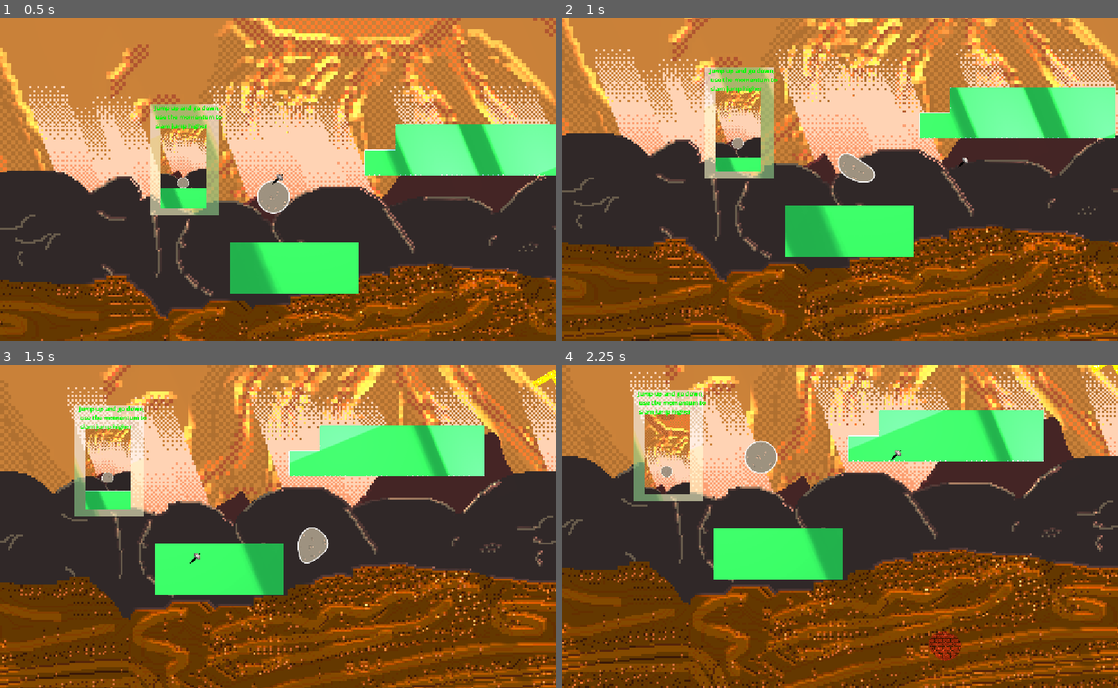
Above: before the commit, frames 1-4 (two rows, left to right).
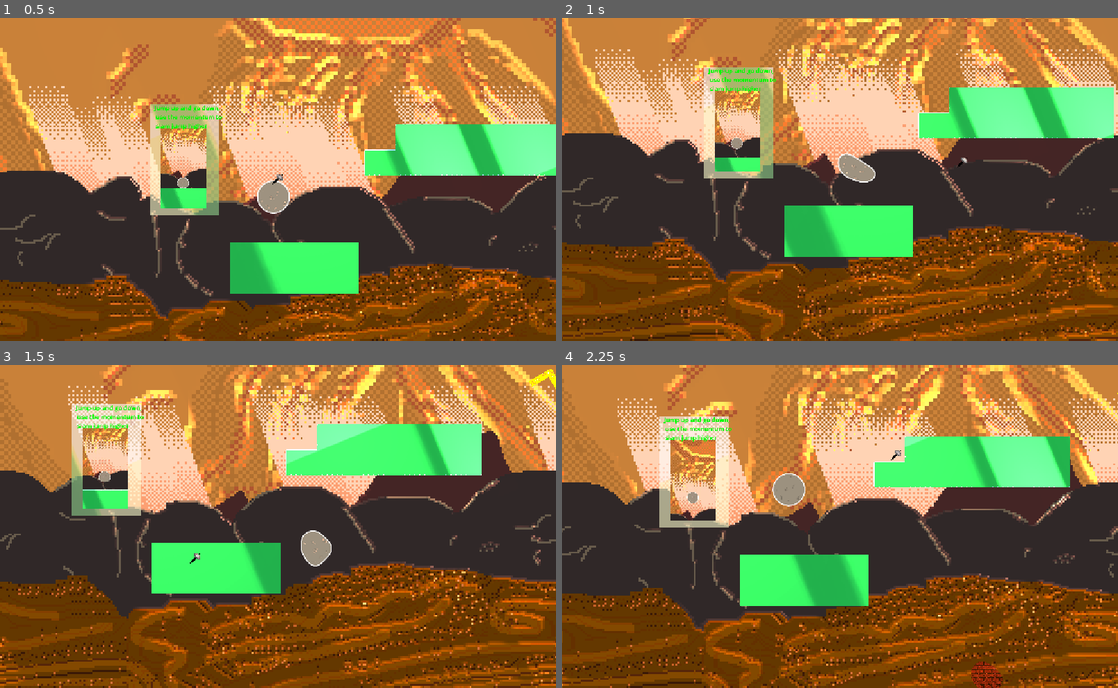
Above: after the commit, the same moments.

Repository: Yaheeha-Baheeha/rock-hard
Game: Godot game, scene res://level_2.tscn
Two runs of this game, one before a commit and one after it. Both use one fixed random seed, a clock stepped at 60 frames per second and the inputs below. This scene is started directly instead of the project's main scene. The engine's default icon, where the game draws it, is replaced by a stand-in: a white triangle on a blue panel in a dark square.
Inputs (mouse positions are in pixels of both pictures, inside the frame that each line leads up to):
- Up to frame 1 (0.5 s): no input
- Up to frame 2 (1 s): tap Enter (ui_accept) at 0.5 s; move the mouse to (962, 163) at 0.52 s; hold D (right) from 0.53 s (still down); hold S (crouch) from 0.53 s (still down); click (962, 163) at 0.67 s; tap Space (jump) at 0.77 s
- Up to frame 3 (1.5 s): release D (right) at 1.25 s; release S (crouch) at 1.25 s; drag from (166, 542) to (250, 591) at 1.27 s
- Up to frame 4 (2.25 s): move the mouse to (895, 455) at 2.02 s; hold D (right) from 2.03 s (still down); hold S (crouch) from 2.03 s (still down)

Frame 1 is identical in both runs. In frame 2, 9.2% of the frame differs, in the area x 0-100%, y 0-100%; in frame 3, 23%; in frame 4, 60%.

Commit message:
fixed lad for levels, made lever
- lever needs signals

Diff:
--- a/level_2.tscn
+++ b/level_2.tscn
@@ -62,6 +62,9 @@
 [ext_resource type="Texture2D" uid="uid://bj2gv1jsmsqeg" path="res://Textures/Tutorial/Level_2/ezgif-frame-029.png" id="60_byp80"]
 [ext_resource type="Texture2D" uid="uid://daclfdjj2thca" path="res://Textures/Tutorial/Level_2/ezgif-frame-030.png" id="61_lcp2l"]
 [ext_resource type="Texture2D" uid="uid://py787wqgtqmy" path="res://Textures/Tutorial/Level_2/ezgif-frame-031.png" id="62_ee483"]
+[ext_resource type="Texture2D" uid="uid://br8nfbb3u0hk6" path="res://Textures/Lava/Crevice.png" id="63_dyw3t"]
+[ext_resource type="Texture2D" uid="uid://c38t60kffxy4" path="res://Textures/Lava/CreviceNormal.png" id="64_mpame"]
+[ext_resource type="Texture2D" uid="uid://chpf22sm0cbuo" path="res://Textures/Lava/CreviceSpecular.png" id="65_omxaf"]
 
 [sub_resource type="TileSetAtlasSource" id="TileSetAtlasSource_41lt0"]
 texture = ExtResource("4_xwl8u")
@@ -607,6 +610,13 @@
 outline_size = 4
 outline_color = Color(0, 1, 0, 1)
 
+[sub_resource type="CanvasTexture" id="CanvasTexture_bwt5l"]
+diffuse_texture = ExtResource("63_dyw3t")
+normal_texture = ExtResource("64_mpame")
+specular_texture = ExtResource("65_omxaf")
+specular_color = Color(0.50140655, 0.5014065, 0.5014065, 1)
+specular_shininess = 0.45
+
 [node name="Game" type="Node2D" unique_id=1118129422]
 
 [node name="Hammer" parent="." unique_id=1722124445 instance=ExtResource("1_e6ygx")]
@@ -615,9 +625,8 @@
 [node name="RespawnPoint" type="Marker2D" parent="." unique_id=1287698780]
 position = Vector2(133, -262)
 
-[node name="Player" parent="." unique_id=438420809 node_paths=PackedStringArray("obstacle_markers") instance=ExtResource("2_xlxjt")]
+[node name="Player" parent="." unique_id=438420809 instance=ExtResource("2_xlxjt")]
 position = Vector2(133, -262)
-obstacle_markers = [NodePath("../Tilemap/TileMapLayer")]
 
 [node name="background" parent="." unique_id=979663656 instance=ExtResource("3_aocai")]
 z_index = -100
@@ -948,3 +957,17 @@
  use the momentum to
  slam jump higher"
 label_settings = SubResource("LabelSettings_eay7t")
+
+[node name="Crevice" type="Node2D" parent="AnimatedSprite2D" unique_id=228194651]
+z_index = 2
+position = Vector2(2705.4348, 453.75357)
+rotation = -3.1415927
+scale = Vector2(3.5625, 3.5625)
+
+[node name="Crevice" type="Sprite2D" parent="AnimatedSprite2D/Crevice" unique_id=1854922722]
+texture = SubResource("CanvasTexture_bwt5l")
+
+[node name="StaticBody2D" type="StaticBody2D" parent="AnimatedSprite2D/Crevice" unique_id=434908946]
+
+[node name="CollisionPolygon2D" type="CollisionPolygon2D" parent="AnimatedSprite2D/Crevice/StaticBody2D" unique_id=1554315225]
+polygon = PackedVector2Array(-2.5, -15.5, -2.5, -14.5, -10.5, -14.5, -10.5, -13.5, -12.5, -13.5, -12.5, -12.5, -13.5, -12.5, -13.5, -9.5, -14.5, -9.5, -14.5, -7.5, -15.5, -7.5, -15.5, -1.5, -14.5, -1.5, -14.5, 7.5, -12.5, 7.5, -12.5, 8.5, -7.5, 8.5, -7.5, 7.5, -4.5, 7.5, -4.5, 6.5, -3.5, 6.5, -3.5, 3.5, -2.5, 3.5, -2.5, 2.5, -0.5, 2.5, -0.5, 1.5, 1.5, 1.5, 1.5, 2.5, 3.5, 2.5, 3.5, 4.5, 4.5, 4.5, 4.5, 7.5, 6.5, 7.5, 6.5, 9.5, 12.5, 9.5, 12.5, 8.5, 13.5, 8.5, 13.5, 6.5, 14.5, 6.5, 14.5, 1.5, 13.5, 1.5, 13.5, -7.5, 12.5, -7.5, 12.5, -9.5, 11.5, -9.5, 11.5, -10.3, 9.5, -11.3, 9.5, -12.5, 7.5, -12.5, 7.5, -13.5, 5.5, -13.5, 5.5, -14.5, 4.5, -14.5, 4.5, -15.5)
--- a/level_24.tscn
+++ b/level_24.tscn
@@ -554,9 +554,8 @@
 [node name="RespawnPoint" type="Marker2D" parent="." unique_id=83837171]
 position = Vector2(133, -94)
 
-[node name="Player" parent="." unique_id=438420809 node_paths=PackedStringArray("obstacle_markers") instance=ExtResource("2_f7flh")]
+[node name="Player" parent="." unique_id=438420809 instance=ExtResource("2_f7flh")]
 position = Vector2(133, -94)
-obstacle_markers = [NodePath("../Tilemap/TileMapLayer")]
 
 [node name="background" parent="." unique_id=1396150072 instance=ExtResource("3_3yvij")]
 z_index = -100
--- /dev/null
+++ b/level_3.tscn
@@ -0,0 +1,3 @@
+[gd_scene format=3 uid="uid://br11j1oppxq82"]
+
+[node name="Game" type="Node2D" unique_id=694492559]
--- /dev/null
+++ b/lever.tscn
@@ -0,0 +1,89 @@
+[gd_scene format=3 uid="uid://dp2yvv1x5o1jn"]
+
+[ext_resource type="Script" uid="uid://brw8lbyuhcqf2" path="res://pin_joint_2d.gd" id="1_0ohsc"]
+[ext_resource type="Texture2D" uid="uid://br8nfbb3u0hk6" path="res://Textures/Lava/Crevice.png" id="1_soi7j"]
+[ext_resource type="Texture2D" uid="uid://c38t60kffxy4" path="res://Textures/Lava/CreviceNormal.png" id="2_1kj1s"]
+[ext_resource type="Texture2D" uid="uid://chpf22sm0cbuo" path="res://Textures/Lava/CreviceSpecular.png" id="3_gk4f0"]
+
+[sub_resource type="RectangleShape2D" id="RectangleShape2D_ic0j1"]
+size = Vector2(31, 162)
+
+[sub_resource type="CanvasTexture" id="CanvasTexture_h01c4"]
+diffuse_texture = ExtResource("1_soi7j")
+normal_texture = ExtResource("2_1kj1s")
+specular_texture = ExtResource("3_gk4f0")
+specular_color = Color(0.50140655, 0.5014065, 0.5014065, 1)
+specular_shininess = 0.45
+
+[sub_resource type="RectangleShape2D" id="RectangleShape2D_0ohsc"]
+size = Vector2(200, 44)
+
+[sub_resource type="CircleShape2D" id="CircleShape2D_ic0j1"]
+
+[sub_resource type="CircleShape2D" id="CircleShape2D_0ohsc"]
+
+[node name="Lever" type="Node2D" unique_id=603365385]
+
+[node name="RigidBody2D3" type="RigidBody2D" parent="." unique_id=1317640711]
+position = Vector2(1, 76)
+rotation = 0.47163546
+collision_mask = 32
+
+[node name="CollisionShape2D" type="CollisionShape2D" parent="RigidBody2D3" unique_id=1657275478]
+position = Vector2(-1.5, -73)
+shape = SubResource("RectangleShape2D_ic0j1")
+
+[node name="Polygon2D" type="Polygon2D" parent="RigidBody2D3" unique_id=106397126]
+position = Vector2(15, -124)
+color = Color(0.61339027, 0.61339027, 0.61339027, 1)
+polygon = PackedVector2Array(0, -30, -30, -30, -30, 130, 0, 130)
+uv = PackedVector2Array(-4, -5, -142, -37, -127, 132, 6, 132)
+
+[node name="Crevice" type="Node2D" parent="RigidBody2D3" unique_id=922715711]
+position = Vector2(1429, -580)
+scale = Vector2(3.5625, 3.5625)
+
+[node name="Crevice" type="Sprite2D" parent="RigidBody2D3/Crevice" unique_id=161427885]
+texture = SubResource("CanvasTexture_h01c4")
+
+[node name="StaticBody2D" type="StaticBody2D" parent="RigidBody2D3/Crevice" unique_id=1749783375]
+
+[node name="CollisionPolygon2D" type="CollisionPolygon2D" parent="RigidBody2D3/Crevice/StaticBody2D" unique_id=1032562450]
+polygon = PackedVector2Array(-2.5, -15.5, -2.5, -14.5, -10.5, -14.5, -10.5, -13.5, -12.5, -13.5, -12.5, -12.5, -13.5, -12.5, -13.5, -9.5, -14.5, -9.5, -14.5, -7.5, -15.5, -7.5, -15.5, -1.5, -14.5, -1.5, -14.5, 7.5, -12.5, 7.5, -12.5, 8.5, -7.5, 8.5, -7.5, 7.5, -4.5, 7.5, -4.5, 6.5, -3.5, 6.5, -3.5, 3.5, -2.5, 3.5, -2.5, 2.5, -0.5, 2.5, -0.5, 1.5, 1.5, 1.5, 1.5, 2.5, 3.5, 2.5, 3.5, 4.5, 4.5, 4.5, 4.5, 7.5, 6.5, 7.5, 6.5, 9.5, 12.5, 9.5, 12.5, 8.5, 13.5, 8.5, 13.5, 6.5, 14.5, 6.5, 14.5, 1.5, 13.5, 1.5, 13.5, -7.5, 12.5, -7.5, 12.5, -9.5, 11.5, -9.5, 11.5, -10.3, 9.5, -11.3, 9.5, -12.5, 7.5, -12.5, 7.5, -13.5, 5.5, -13.5, 5.5, -14.5, 4.5, -14.5, 4.5, -15.5)
+
+[node name="PinJoint2D" type="PinJoint2D" parent="." unique_id=1300057020]
+position = Vector2(1, 76)
+node_a = NodePath("../RigidBody2D3")
+node_b = NodePath("../Polygon2D2/StaticBody2D")
+angular_limit_lower = 1.0471976
+angular_limit_upper = -1.0471976
+script = ExtResource("1_0ohsc")
+
+[node name="Polygon2D2" type="Polygon2D" parent="." unique_id=2052940337]
+position = Vector2(72, 140)
+polygon = PackedVector2Array(-170, -68, 30, -68, 30, -25, -170, -25)
+uv = PackedVector2Array(-172, -68.5, 31, -67.5, 32, -24.5, -170, -25.5)
+
+[node name="StaticBody2D" type="StaticBody2D" parent="Polygon2D2" unique_id=283731591]
+position = Vector2(-111, -278)
+collision_mask = 8
+
+[node name="CollisionShape2D" type="CollisionShape2D" parent="Polygon2D2/StaticBody2D" unique_id=1506635331]
+position = Vector2(41, 231)
+shape = SubResource("RectangleShape2D_0ohsc")
+
+[node name="RigidBody2D" type="StaticBody2D" parent="." unique_id=1388357066]
+collision_layer = 32
+collision_mask = 0
+
+[node name="CollisionShape2D" type="CollisionShape2D" parent="RigidBody2D" unique_id=921998608]
+position = Vector2(-89, 61)
+shape = SubResource("CircleShape2D_ic0j1")
+
+[node name="RigidBody2D2" type="StaticBody2D" parent="." unique_id=160406193]
+collision_layer = 32
+collision_mask = 0
+
+[node name="CollisionShape2D" type="CollisionShape2D" parent="RigidBody2D2" unique_id=1083651571]
+position = Vector2(94, 62)
+shape = SubResource("CircleShape2D_0ohsc")
--- /dev/null
+++ b/pin_joint_2d.gd
@@ -0,0 +1,27 @@
+extends PinJoint2D
+
+func _physics_process(_delta: float) -> void:
+	# 1. Calculate the relative angle between Body A and Body B
+	var body_a = get_node_or_null(node_a) as Node2D
+	var body_b = get_node_or_null(node_b) as Node2D
+
+	if body_a and body_b:
+		# Calculate difference in radians, then convert to degrees
+		var relative_angle_rad = body_b.global_rotation - body_a.global_rotation
+		var relative_angle_deg = rad_to_deg(relative_angle_rad)
+
+		# Keep the angle cleanly bounded between -180 and 180 degrees
+		var wrapped_angle = wrapf(relative_angle_deg, -180.0, 180.0)
+		print("Relative Joint Angle: ", wrapped_angle)
+		if wrapped_angle >= 60:
+			pass #off
+		elif wrapped_angle <= -60:
+			pass #on
+			#maybe add signal to trigger lava
+		else:
+			pass
+	else:
+		print("Assigned physics nodes not found.")
+
+		#63.5223643755735 <- off
+		#-66.8435165387356 <- on
--- a/test_level.tscn
+++ b/test_level.tscn
@@ -208,9 +208,6 @@
 
 [node name="DeahConditionRigid" type="Area2D" parent="." unique_id=597379517]
 script = ExtResource("12_hazard")
-player_root_path = NodePath("../Player")
-softbody_path = NodePath("../Player/SoftBodySphere")
-player_controller_path = NodePath("../Player")
 
 [node name="CollisionShape2D" type="CollisionShape2D" parent="DeahConditionRigid" unique_id=1801026574]
 position = Vector2(1003, 123)
@@ -218,9 +215,6 @@
 
 [node name="DeahConditionStatic" type="Area2D" parent="." unique_id=2000996348]
 script = ExtResource("12_hazard")
-player_root_path = NodePath("../Player")
-softbody_path = NodePath("../Player/SoftBodySphere")
-player_controller_path = NodePath("../Player")
 ceramic_type = 1
 
 [node name="CollisionShape2D" type="CollisionShape2D" parent="DeahConditionStatic" unique_id=1440005751]
@@ -247,5 +241,6 @@
 [node name="CollisionShape2D" type="CollisionShape2D" parent="RigidBody2D2" unique_id=1214443305]
 shape = SubResource("RectangleShape2D_sb12i")
 
-[node name="Player" parent="." unique_id=438420809 instance=ExtResource("5_gbhdq")]
-position = Vector2(158, -31)
+[node name="Player" parent="." unique_id=438420809 node_paths=PackedStringArray("obstacle_markers") instance=ExtResource("5_gbhdq")]
+position = Vector2(133, -94)
+obstacle_markers = [NodePath("../Tilemap/TileMapLayer")]
Not shown, added: pin_joint_2d.gd.uid
Not shown: 1 places in test_level.tscn that only renumber resources
